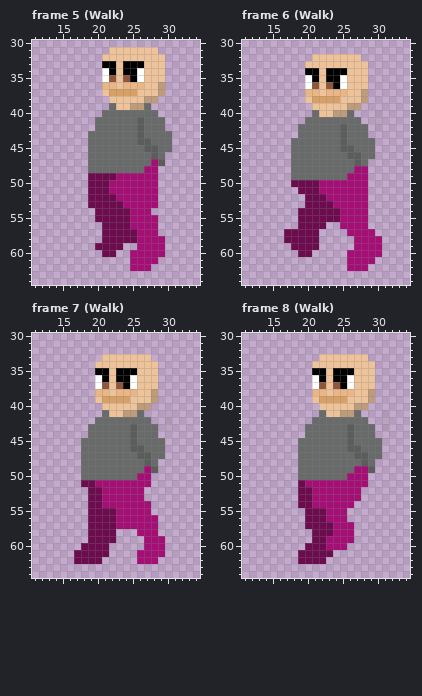
Edited in one commit: pixel-art file (aseprite/adventurer.aseprite). That is the earlier state.
128x128 pixels, 8 frames. Shown: frame 5 (Walk): x 11..34, y 30..64; frame 6 (Walk): x 11..34, y 30..64; frame 7 (Walk): x 11..34, y 30..64; frame 8 (Walk): x 11..34, y 30..64. The old version is drawn lined up with the new one, on the new canvas. The commit also changed other frames, which this record leaves out.
The result:
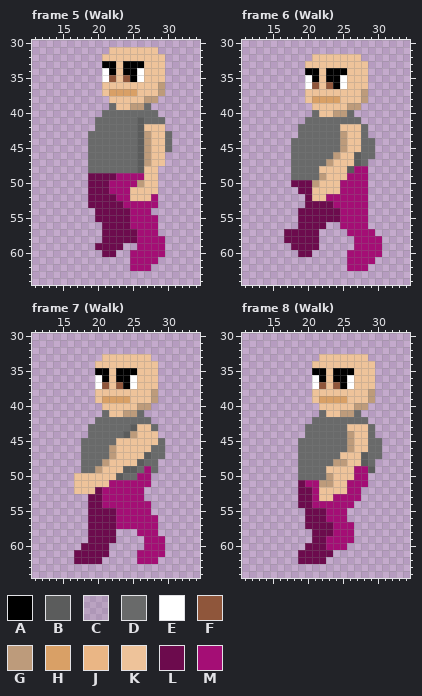
Palette (. is transparent): A #000000  B #5b5c5c  C #696a6a1c  D #696a6a  E #ffffff  F #8f563b  G #bd9b7b  H #d9a066  J #eab685  K #eec39a  L #6c0b4d  M #a40e75
Commit message: Animated Character's Arms
Change:
canvas 128x128 -> 50x70, the old top-left corner now at -30,-16 (the part of the old canvas that was cut away was empty and is not shown)
Frame 5 (Walk):
y 36: x 21..22 JJ -> KK; x 24..26 JJJ -> KKK
y 39..41: x 31 C -> .
y 42: x 27..29 DDD -> KKK
y 43: x 27..29 DDD -> GKK
y 44: x 27..29 BDD -> GKK
y 45: x 26..29 DBBD -> BGKK
y 46: x 26..29 DDBD -> BGKK
y 47: x 26..29 DDMB -> BGKK
y 48: x 26..28 DMM -> BKK
y 49: x 27..28 MM -> KK
y 50: x 26..28 MMM -> GKK
y 51: x 25..28 MMMM -> KKKK
y 52: x 25..27 MMM -> KKK
Frame 6 (Walk):
y 37: x 20..21 JJ -> KK; x 23..25 JJJ -> KKK
y 40..41: x 30 C -> .
y 42: x 25..27 BDD -> KKK; x 30 C -> .
y 43..44: x 25..27 BDD -> GKK
y 45: x 25..27 BBD -> GKK
y 46: x 24..26 DDB -> GKK
y 47: x 23..26 DDDD -> GKKK
y 48: x 22..26 DDDDD -> KKKKB
y 49: x 22..25 DDDD -> GKKK
y 50: x 21..24 LMMM -> GKKK
y 51: x 21..24 LMMM -> KKKK
y 52: x 21..22 LL -> KK
Frame 7 (Walk):
y 38: x 20..21 JJ -> KK; x 23..25 JJJ -> KKK
y 41..42: x 30 C -> .
y 43: x 26..27 DD -> KK; x 30 C -> .
y 44: x 24..28 DBDDD -> BGKKK
y 45: x 23..28 DDBDDD -> KKKKKK
y 46: x 22..27 DDDBBD -> GKKKKK
y 47: x 22..26 DDDDB -> GKKKK
y 48: x 21..27 DDDDDDB -> GKKKKBD
y 49: x 20..25 DDDDDD -> GKKKBB; x 28 B -> D
y 50: x 17..23 .DDDDDD -> KKKKKKB
y 51: x 17..21 .LLMM -> KKKKK
y 52: x 17..19 ..L -> KKK
Frame 8 (Walk):
y 38: x 21..22 JJ -> KK; x 24..26 JJJ -> KKK
y 41..42: x 31 C -> .
y 43: x 26..28 BDD -> KKK; x 31 C -> .
y 44..45: x 26..28 BDD -> GKK
y 46: x 26..28 BBD -> GKK
y 47: x 25..27 DDB -> KKK
y 48: x 24..27 DDDD -> GGKK
y 49: x 23..26 DDDD -> KKKK
y 50: x 23..26 DDDM -> GKKK
y 51: x 22..25 MMMM -> GGKK
y 52: x 22..25 MMMM -> KKKK
y 53: x 22..23 MM -> KK
Changed places in both pictures, as pixel boxes (x1, y1, x2, y2):
changed: (102, 82, 179, 201)
changed: (305, 89, 347, 96)
changed: (312, 110, 382, 201)
changed: (95, 389, 137, 396)
changed: (74, 410, 172, 494)
changed: (312, 389, 389, 501)
